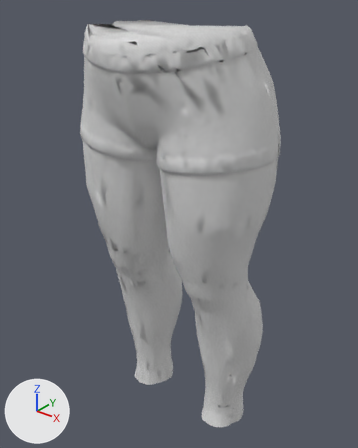
One commit to the glTF model public/models/team-pants-jeans-top-female.glb: the scene before it, then after it.
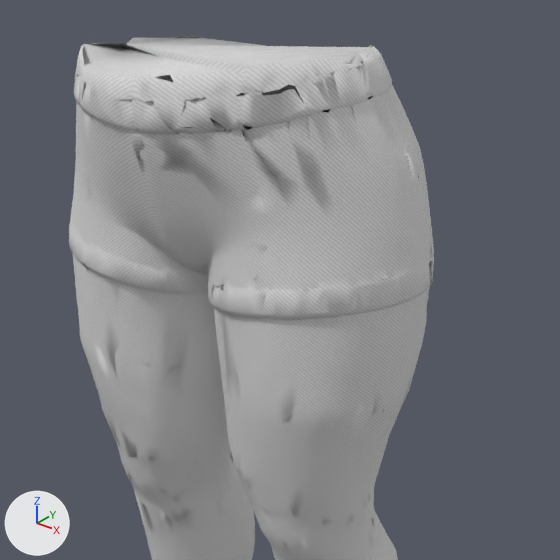
Each version is shown whole from a 50 mm lens placed at (0.468, -0.565, 0.849), pointed at (-0.004, 0.025, 0.483), then close up on the part from 12% to 98% of the width and 0% to 69% of the height. Lighting does not change. The marker at lower left points along +X, +Y and +Z. The first two pictures are the older version. Vertices at exactly the same position are counted once.

Names of what the first close-up shows: 'TeamPants_jeans'.
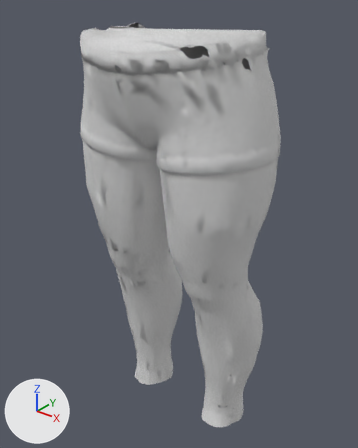
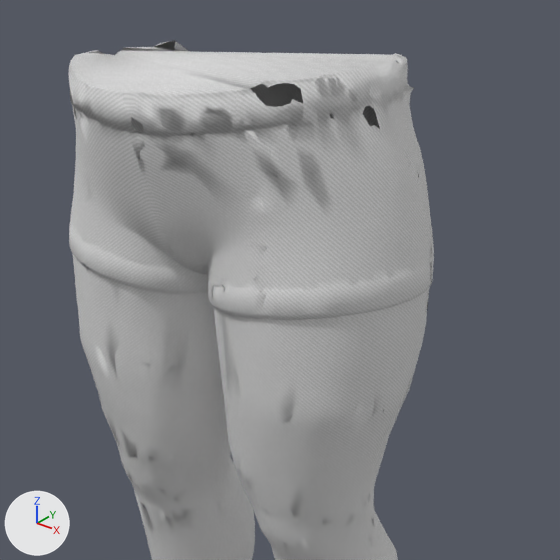
Where the change shows, as pixel boxes (x1, y1, x2, y2) in the close-ups (560 x 560 px; the box of a moved part takes in the faces that stretch with it):
'TeamPants_jeans', reshaped: before (69, 36, 434, 560); after (69, 40, 434, 560)
part 1 of me_teampants_jeans, moved or reshaped: before (69, 60, 434, 328); after (69, 73, 434, 328)
part 2 of me_teampants_jeans, surface changed: (74, 40, 412, 166) in both

The change in detail:
me_teampants_jeans is used by ob_teampants_jeans; location (0.0, 0.0, 0.0).
me_teampants_jeans had 11190 vertices, 22005 faces and spanned x -0.168..0.168, y -0.107..0.124, z 0.1..0.799.
me_teampants_jeans now has 11190 vertices, 22005 faces and spans x -0.168..0.168, y -0.109..0.124, z 0.1..0.794.
me_teampants_jeans part 1: 2501 of 11190 vertices moved; they spanned x -0.168..0.168, y -0.107..0.113, z 0.605..0.799 and now span x -0.168..0.168, y -0.109..0.115, z 0.605..0.794; mean shift (0.0, 0.001, -0.001); largest move (-0.012, 0.083, 0.773) -> (0.015, 0.105, 0.775).
me_teampants_jeans part 2: 3437 kept faces spanning x -0.167..0.145, y -0.109..0.115, z 0.609..0.794 get new texture (UV) coordinates.
Other edits to the shape of me_teampants_jeans do not show in these pictures.
